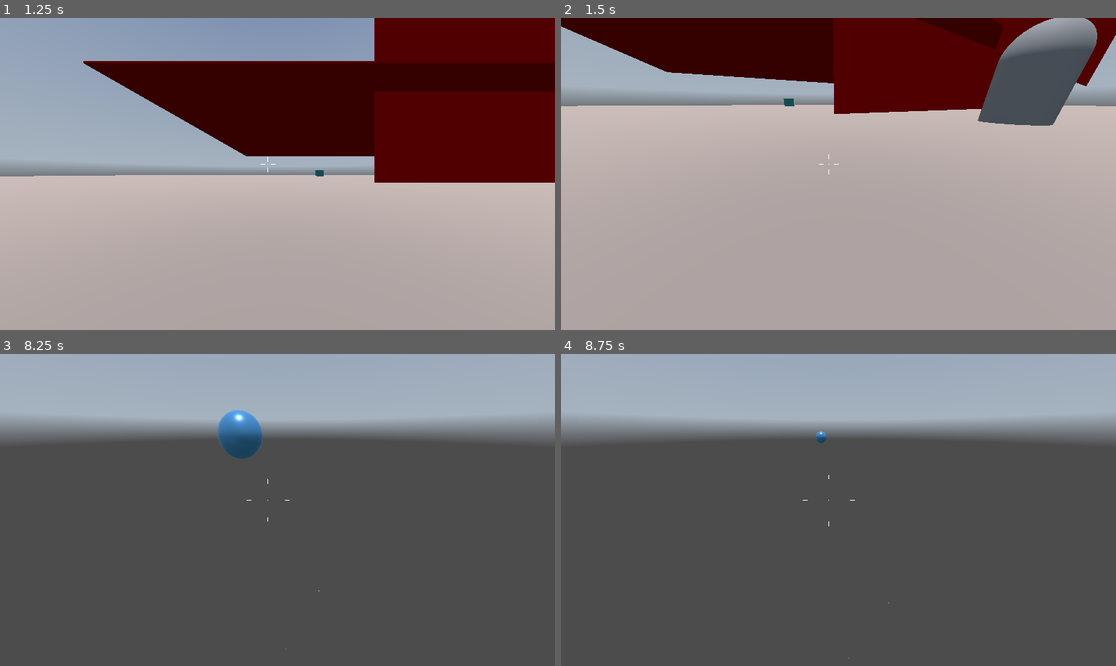
Above: before the commit, frames 1-4 (two rows, left to right).
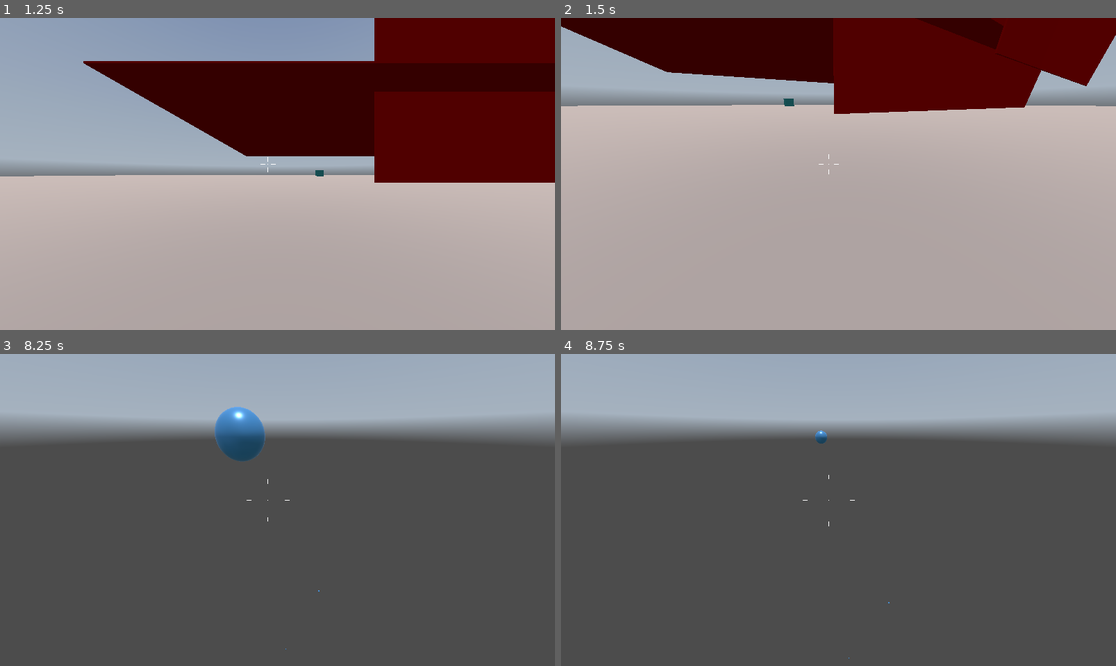
Above: after the commit, the same moments.

Repository: GajaGuerrini/FishFestGame
Game: Godot game, scene res://menu.tscn
Same seed, same stepped clock (60 frames per second), same inputs: the game is played once before the commit and once after it. The project has no main scene, so this scene is started directly. A sky picture missing from this copy of the repository is replaced by a grey-blue gradient.
Inputs (mouse positions are in pixels of both pictures, inside the frame that each line leads up to):
- Up to frame 1 (1.25 s): click "Start (to test)" at 0.5 s
- Up to frame 2 (1.5 s): move the mouse to (866, 174) at 1.27 s; press the mouse at (866, 174) at 1.28 s; hold W (move_forward) from 1.28 s (still down)
- Up to frame 3 (8.25 s): tap Space (jump) at 1.52, 2.27, 3.77, 4.52, 5.27, 6.77, 7.52 s; move the mouse to (249, 510) at 2.02 s; release the mouse at (249, 510) at 2.03 s; right-click (249, 510) at 2.1 s; move the mouse to (288, 503) at 2.77 s; hold Shift (sprint) 2.78-3.53 s; move the mouse to (271, 516) at 3.52 s; click (271, 516) at 3.6 s; move the mouse to (316, 513) at 4.27 s; hold Right mouse button (next_weapon) 4.28-5.03 s; move the mouse to (233, 506) at 5.02 s; tap Shift (sprint) at 5.1 s; move the mouse to (283, 510) at 5.77 s; press the mouse at (283, 510) at 5.78 s; move the mouse to (255, 503) at 6.52 s; release W (move_forward) at 6.53 s; release the mouse at (255, 503) at 6.53 s; hold D (move_right) 6.53-7.28 s; right-click (255, 503) at 6.6 s; move the mouse to (305, 510) at 7.27 s; hold Shift (sprint) 7.28-8.03 s; hold W (move_forward) from 7.28 s (still down); tap Enter at 8 s; move the mouse to (249, 510) at 8.02 s; click (249, 510) at 8.1 s
- Up to frame 4 (8.75 s): keep holding W (move_forward); tap Space (jump) at 8.27 s

Frame 1 is identical in both runs. In frame 2, 4.9% of the frame differs, in the area x 75-97%, y 0-35%; in frame 3, 0.3%; in frame 4, less than 0.1%.

Commit message:
Enemy Fixed

Diff:
--- /dev/null
+++ b/enemy/TrueEnemy.tscn
@@ -0,0 +1,35 @@
+[gd_scene load_steps=6 format=3 uid="uid://deoshw0p4f1yy"]
+
+[ext_resource type="Script" path="res://enemy/the_true_enemy.gd" id="1_qqdd7"]
+
+[sub_resource type="CapsuleShape3D" id="CapsuleShape3D_1w8uh"]
+
+[sub_resource type="CapsuleShape3D" id="CapsuleShape3D_u270r"]
+
+[sub_resource type="SphereShape3D" id="SphereShape3D_sny6t"]
+radius = 10.0
+
+[sub_resource type="CapsuleMesh" id="CapsuleMesh_2c0we"]
+
+[node name="CharacterBody3D" type="CharacterBody3D"]
+script = ExtResource("1_qqdd7")
+
+[node name="CollisionShape3D" type="CollisionShape3D" parent="."]
+shape = SubResource("CapsuleShape3D_1w8uh")
+
+[node name="BulletHitBox" type="Area3D" parent="."]
+
+[node name="CollisionShape3D" type="CollisionShape3D" parent="BulletHitBox"]
+shape = SubResource("CapsuleShape3D_u270r")
+
+[node name="DetectionArea" type="Area3D" parent="."]
+
+[node name="CollisionShape3D" type="CollisionShape3D" parent="DetectionArea"]
+shape = SubResource("SphereShape3D_sny6t")
+
+[node name="MeshInstance3D" type="MeshInstance3D" parent="."]
+mesh = SubResource("CapsuleMesh_2c0we")
+
+[connection signal="body_entered" from="BulletHitBox" to="." method="_on_bullet_hit_box_body_entered"]
+[connection signal="body_entered" from="DetectionArea" to="." method="_on_detection_area_body_entered"]
+[connection signal="body_exited" from="DetectionArea" to="." method="_on_detection_area_body_exited"]
--- a/enemy/the_true_enemy.tscn
+++ /dev/null
@@ -1,42 +0,0 @@
-
-[gd_scene load_steps=7 format=3 uid="uid://78yc7t80afvd"]
-
-[ext_resource type="Script" path="res://the_true_enemy.gd" id="1_curbc"]
-[ext_resource type="Script" path="res://controllers/scripts/scripts/state.gd" id="2_pubtb"]
-[ext_resource type="Script" path="res://EnemyHitBox.gd" id="2_r2bhv"]
-
-[sub_resource type="CapsuleShape3D" id="CapsuleShape3D_8ekk4"]
-radius = 1.435
-height = 2.87
-
-[sub_resource type="CapsuleMesh" id="CapsuleMesh_megye"]
-
-[sub_resource type="SphereShape3D" id="SphereShape3D_njkan"]
-radius = 5.0
-
-[node name="TheTrueEnemy" type="CharacterBody3D"]
-script = ExtResource("1_curbc")
-
-[node name="Bullet_HitBox" type="Area3D" parent="."]
-
-[node name="BulletHitBox" type="CollisionShape3D" parent="Bullet_HitBox"]
-shape = SubResource("CapsuleShape3D_8ekk4")
-
-[node name="MeshInstance3D" type="MeshInstance3D" parent="."]
-mesh = SubResource("CapsuleMesh_megye")
-
-[node name="DetectionArea" type="Area3D" parent="."]
-
-[node name="CollisionShape3D" type="CollisionShape3D" parent="DetectionArea"]
-shape = SubResource("SphereShape3D_njkan")
-
-[node name="EnemyState" type="Node" parent="."]
-script = ExtResource("2_pubtb")
-
-[node name="EnemyHitBox" type="CollisionShape3D" parent="."]
-shape = SubResource("CapsuleShape3D_8ekk4")
-script = ExtResource("2_r2bhv")
-
-[connection signal="body_entered" from="Bullet_HitBox" to="." method="_on_bullet_hit_box_body_entered"]
-[connection signal="body_entered" from="DetectionArea" to="." method="_on_detection_area_body_entered"]
-[connection signal="body_exited" from="DetectionArea" to="." method="_on_detection_area_body_exited"]
--- a/standard_bullet.tscn
+++ b/standard_bullet.tscn
@@ -23,5 +23,5 @@
 shape = SubResource("SphereShape3D_2eupv")
 
 [node name="MeshInstance3D" type="MeshInstance3D" parent="."]
-transform = Transform3D(0.45, 0, 0, 0, 0.45, 0, 0, 0, 0.45, 0, 0, 0)
+transform = Transform3D(0.5, 0, 0, 0, 0.5, 0, 0, 0, 0.5, 0, 0, 0)
 mesh = SubResource("SphereMesh_8b1ns")
--- a/testingenv.tscn
+++ b/testingenv.tscn
@@ -2,7 +2,7 @@
 
 [ext_resource type="PackedScene" uid="uid://dswiyvwlcf6f2" path="res://world.tscn" id="1_r7fsw"]
 [ext_resource type="PackedScene" uid="uid://cydxejijcnvuu" path="res://controllers/fps_controller.tscn" id="2_k1a4i"]
-[ext_resource type="PackedScene" uid="uid://78yc7t80afvd" path="res://enemy/the_true_enemy.tscn" id="4_x3olg"]
+[ext_resource type="PackedScene" uid="uid://deoshw0p4f1yy" path="res://enemy/TrueEnemy.tscn" id="4_x3olg"]
 
 [sub_resource type="StandardMaterial3D" id="StandardMaterial3D_hvmdu"]
 albedo_color = Color(0.619608, 0.560784, 0.52549, 1)
@@ -101,5 +101,5 @@
 [node name="CollisionShape3D" type="CollisionShape3D" parent="box/StaticBody3D"]
 shape = SubResource("BoxShape3D_fxwu0")
 
-[node name="TheTrueEnemy" parent="." instance=ExtResource("4_x3olg")]
-transform = Transform3D(1, 0, 0, 0, 1, 0, 0, 0, 1, 0.334886, 0.800278, -1.27919)
+[node name="CharacterBody3D" parent="." instance=ExtResource("4_x3olg")]
+transform = Transform3D(1, 0, 0, 0, 1, 0, 0, 0, 1, 5.08561, 1.25506, 9.63686)
